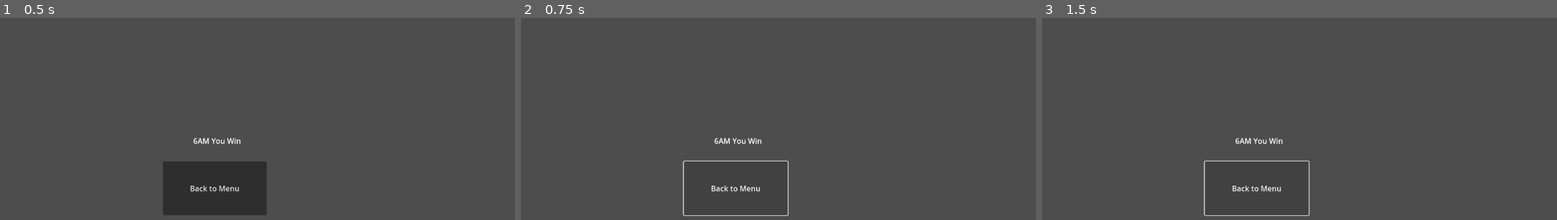
Above: before the commit, frames 1-3 (left to right).
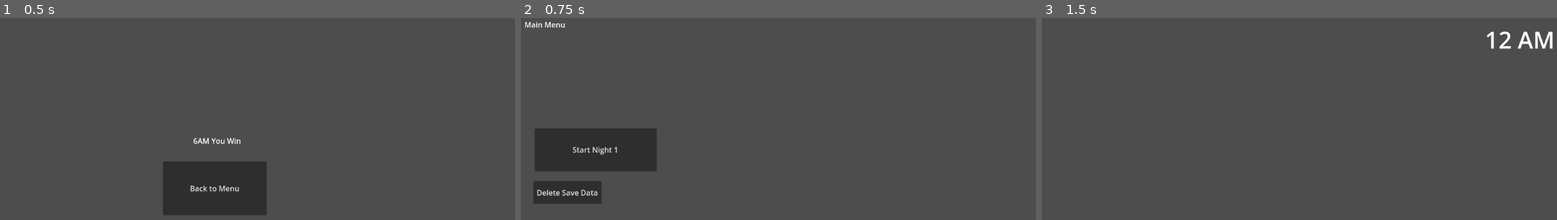
Above: after the commit, the same moments.

Repository: Goonchii/SitNSurviveTest
Game: Godot game, scene res://scenes/6AM Win.tscn
Two runs of this game, one before a commit and one after it. Both use one fixed random seed, a clock stepped at 60 frames per second and the inputs below. This scene is started directly instead of the project's main scene.
Inputs:
- Up to frame 1 (0.5 s): no input
- Up to frame 2 (0.75 s): click "Back to Menu" at 0.5 s
- Up to frame 3 (1.5 s): click "Back to Menu" (after the commit: "Start Night 1") at 1.25 s

Frame 1 is identical in both runs. In frame 2, 7.0% of the frame differs, in the area x 0-52%, y 2-98%; in frame 3, 1.0%.

Commit message:
Edited name of back to menu buttons

Diff:
--- a/scenes/6AM Win.tscn
+++ b/scenes/6AM Win.tscn
@@ -1,6 +1,6 @@
 [gd_scene load_steps=2 format=3 uid="uid://88e6s457a670"]
 
-[ext_resource type="Script" path="res://scripts/BackToMenuButton.gd" id="1_sk1wu"]
+[ext_resource type="Script" uid="uid://bsn8s27a5c3lf" path="res://scripts/back_to_menu_button.gd" id="1_sk1wu"]
 
 [node name="6amWin" type="Node2D"]
 
--- /dev/null
+++ b/scripts/back_to_menu_button.gd
@@ -0,0 +1,4 @@
+extends Button
+
+func _on_pressed() -> void:
+	get_tree().change_scene_to_file("res://scenes/MainMenu.tscn")
Not shown, added: scripts/back_to_menu_button.gd.uid
